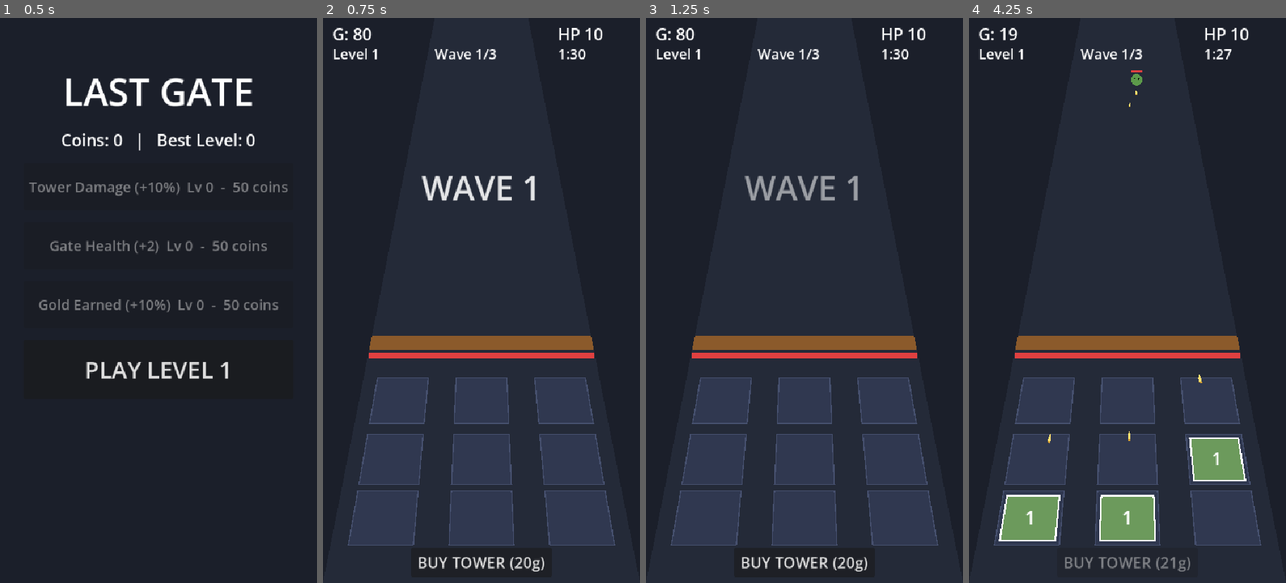
Above: before the commit, frames 1-4 (left to right).
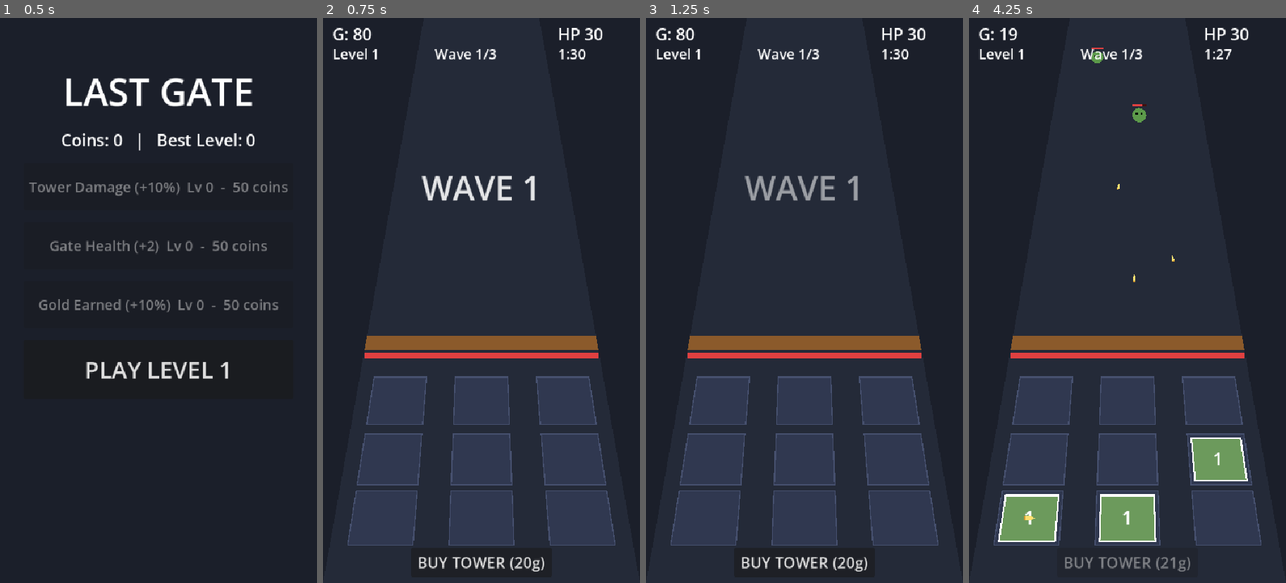
Above: after the commit, the same moments.

Repository: Adarshmilan/GateBreak
Game: Godot game, scene res://scenes/menu.tscn
Two runs of this game, one before a commit and one after it. Both use one fixed random seed, a clock stepped at 60 frames per second and the inputs below.
Inputs (mouse positions are in pixels of both pictures, inside the frame that each line leads up to):
- Up to frame 1 (0.5 s): no input
- Up to frame 2 (0.75 s): click "PLAY LEVEL 1" at 0.5 s
- Up to frame 3 (1.25 s): no input
- Up to frame 4 (4.25 s): click "BUY TOWER (20g)" at 1.25 s; click "BUY TOWER (20g)" at 2 s; click "BUY TOWER (21g)" at 2.75 s; move the mouse to (1197, 272) at 3.52 s; click (1197, 272) at 3.67 s

Frame 1 is identical in both runs. In frame 2, 1.5% of the frame differs, in the area x 7-93%, y 1-94%; in frame 3, 1.5%; in frame 4, 2.2%.

Commit message:
level system improved

Diff:
--- a/scripts/core/game.gd
+++ b/scripts/core/game.gd
@@ -17,6 +17,7 @@
 var schedule: Array = []       # every zombie of this level, with its spawn time
 var spawn_i := 0
 var kills := 0
+var gold_frac := 0.0           # fractional gold from small kill rewards
 var towers_bought := 0
 var gate_max := 10
 var gate_hp := 10
@@ -46,7 +47,7 @@
 	assist_stacks = GameData.fail_streak
 	assist = LevelConfig.assist_amount(assist_stacks)
 	gold = LevelConfig.start_gold(lvl, assist_stacks)
-	gate_max = LevelConfig.gate_hp(lvl) + GameData.gate_bonus()
+	gate_max = LevelConfig.gate_hp(lvl) + int(GameData.gate_bonus() * LevelConfig.GATE_HP_MULT)
 	gate_hp = gate_max
 	_build_schedule()
 	_build_ui()
@@ -299,7 +300,10 @@
 func _on_zombie_died(z: Zombie) -> void:
 	kills += 1
 	var reward: float = LevelConfig.kill_reward(lvl) * z.reward_mult
-	gold += int(round(reward * GameData.gold_mult()))
+	gold_frac += reward * GameData.gold_mult()
+	var gain := int(gold_frac)
+	gold_frac -= gain
+	gold += gain
 	_update_ui()
 
 func _on_gate_hit(z: Zombie) -> void:
--- a/scripts/core/level_config.gd
+++ b/scripts/core/level_config.gd
@@ -9,6 +9,12 @@
 const WAVES := 3                            # wave 3 is the FINAL wave
 const WAVE_SHARE := [0.25, 0.30, 0.45]      # share of the level's zombies in each wave (final = biggest)
 const SPAWN_WINDOW := 0.70                  # spawn during the first 70% of each wave, last 30% = breathing room
+
+# ============================================================ HORDE FEEL (the one knob for "many weak zombies")
+# Zombie count x HORDE_FACTOR, zombie HP and gold-per-kill / HORDE_FACTOR  ->  same total difficulty, more kills.
+# Set to 1.0 for the old few-tough-zombies feel, 4.0 for a huge swarm.
+const HORDE_FACTOR := 2.5
+const GATE_HP_MULT := 3.0                   # more zombies = more leaks, so the gate is tougher to match
 
 # ============================================================ HOW MANY ZOMBIES  (grows slowly, sub-linear)
 const BASE_COUNT := 14
@@ -62,7 +68,7 @@
 # ============================================================ REWARDS (permanent coins)
 const WIN_COINS_BASE := 20
 const WIN_COINS_PER_LEVEL := 6
-const KILL_COINS_DIVISOR := 4               # +1 coin per 4 kills
+const KILL_COINS_DIVISOR := 10              # +1 coin per 10 kills (more kills now, so higher divisor)
 const LOSE_COIN_FRACTION := 0.5             # a lost round still pays 50% of the win payout (scaled by waves reached)
 
 
@@ -71,13 +77,13 @@
 	return ROUND_TIME / WAVES
 
 static func zombie_count(level: int) -> int:
-	return int(round(BASE_COUNT + COUNT_GROWTH * pow(level - 1, COUNT_EXP)))
+	return int(round((BASE_COUNT + COUNT_GROWTH * pow(level - 1, COUNT_EXP)) * HORDE_FACTOR))
 
 static func wave_count(level: int, wave_index: int) -> int:
 	return maxi(1, int(round(zombie_count(level) * WAVE_SHARE[wave_index])))
 
 static func zombie_hp(level: int, assist: float = 0.0) -> float:
-	return BASE_HP * pow(1.0 + HP_GROWTH * (level - 1), HP_EXP) * (1.0 - assist)
+	return BASE_HP * pow(1.0 + HP_GROWTH * (level - 1), HP_EXP) * (1.0 - assist) / HORDE_FACTOR
 
 static func zombie_speed(level: int) -> float:
 	return minf(BASE_SPEED + SPEED_GROWTH * (level - 1), SPEED_CAP)
@@ -95,13 +101,13 @@
 	return int(start_gold(level) * WAVE_BONUS_FRACTION)
 
 static func kill_reward(level: int) -> float:
-	return KILL_REWARD_BASE + KILL_REWARD_PER_LEVEL * (level - 1)
+	return (KILL_REWARD_BASE + KILL_REWARD_PER_LEVEL * (level - 1)) / HORDE_FACTOR
 
 static func tower_cost(level: int, bought: int) -> int:
 	return int(TOWER_COST_BASE + TOWER_COST_PER_LEVEL * (level - 1) + TOWER_COST_STEP * bought)
 
 static func gate_hp(level: int) -> int:
-	return GATE_BASE_HP + (level - 1) / GATE_HP_EVERY_N_LEVELS
+	return int((GATE_BASE_HP + (level - 1) / GATE_HP_EVERY_N_LEVELS) * GATE_HP_MULT)
 
 static func assist_amount(stacks: int) -> float:
 	return ASSIST_PER_LOSS * mini(stacks, ASSIST_MAX_STACKS)
--- a/scripts/core/prespective.gd
+++ b/scripts/core/prespective.gd
@@ -3,7 +3,7 @@
 extends RefCounted
 
 const CENTER_X := 270.0
-const HORIZON_Y := -400.0   # the vanishing point (above the screen). Closer to 0 = stronger 3D
+const HORIZON_Y := -550.0   # the vanishing point (above the screen). Closer to 0 = stronger 3D
 const REF_Y := 960.0        # screen y where things are drawn at scale 1.0
 
 # how big things look at a given screen height
Not shown, added: game.zip
